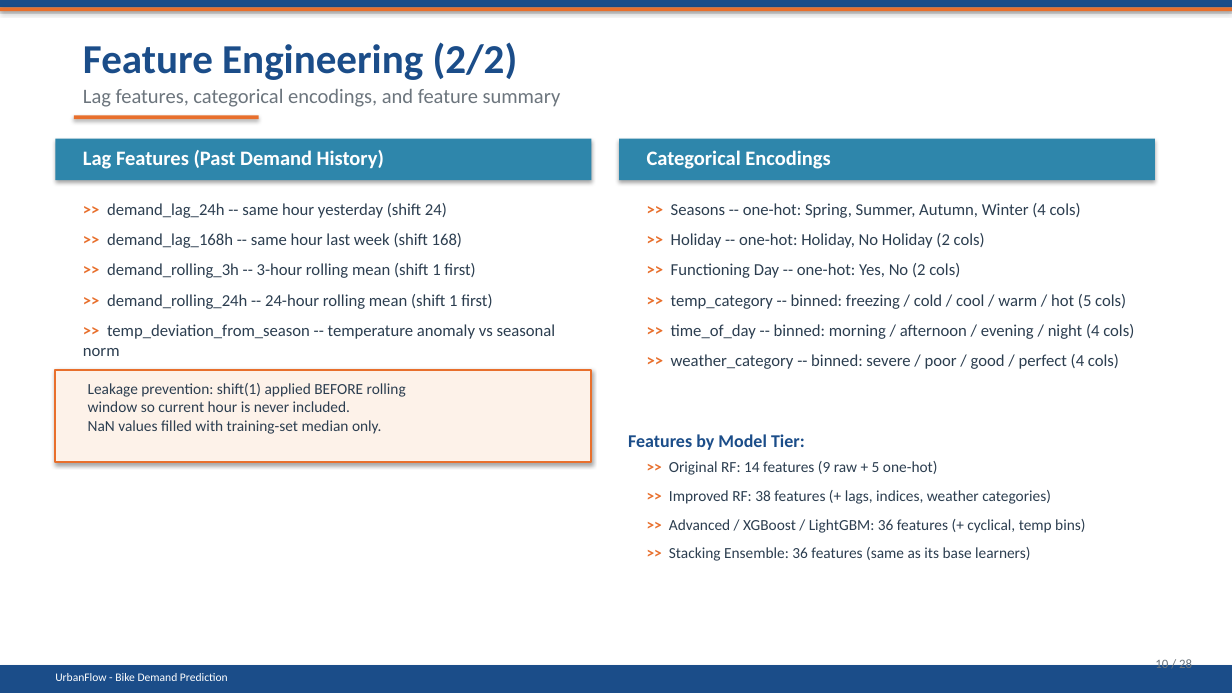
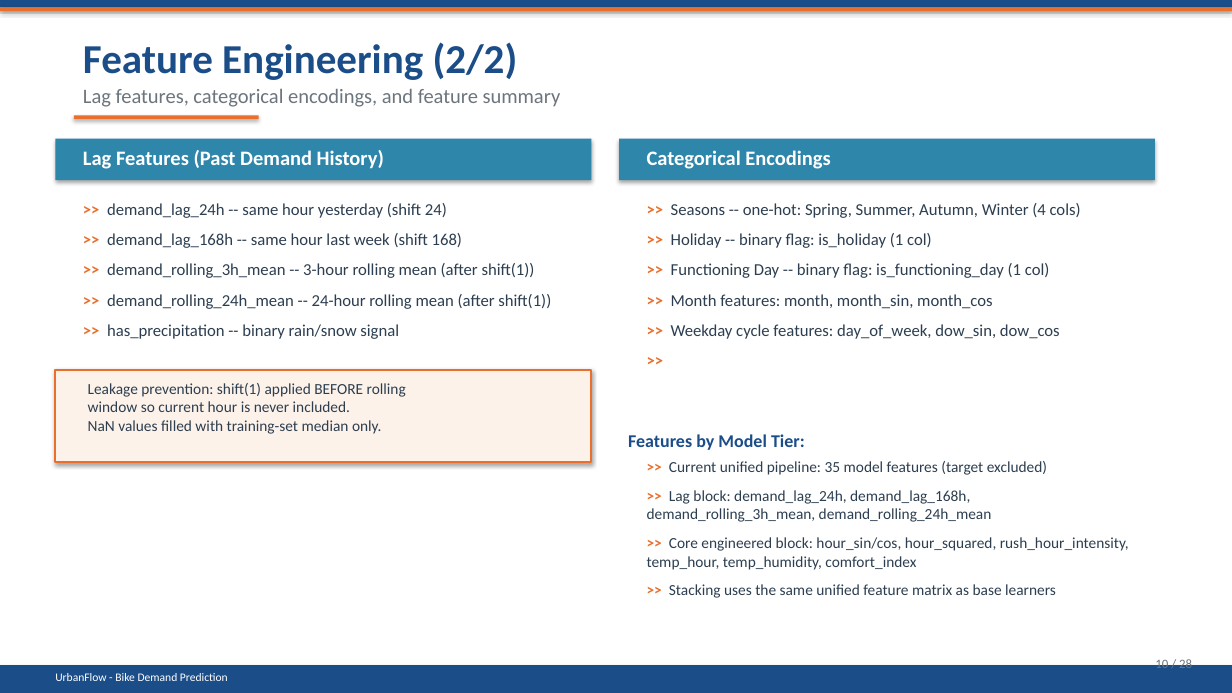
Before and after one commit to yousraelharchi2004/urban-bike-demand-prediction, a slide deck: slide 10 of Reports/PFE_Presentation_UrbanFlow.pptx. Drawn at 1232x693 pixels with LibreOffice and Linux fonts; fonts in the diff are those of the drawing. Boxes give left, top, right and bottom in pixels: in the first picture for what was removed or moved away, otherwise in the second. Text is boxed around its words. In the diff, an @@ line names an element or a change of style, - is before the commit and + after.

```diff
--- a/Reports/PFE_Presentation_UrbanFlow.pptx
+++ b/Reports/PFE_Presentation_UrbanFlow.pptx
@@ text at [671,233,1060,339]: text changed @@
->> Holiday -- one-hot: Holiday, No Holiday (2 cols)
->> Functioning Day -- one-hot: Yes, No (2 cols)
->> temp_category -- binned: freezing / cold / cool / warm / hot (5 cols)
->> time_of_day -- binned: morning / afternoon / evening / night (4 cols)
->> weather_category -- binned: severe / poor / good / perfect (4 cols)
+>> Holiday -- binary flag: is_holiday (1 col)
+>> Functioning Day -- binary flag: is_functioning_day (1 col)
+>> Month features: month, month_sin, month_cos
+>> Weekday cycle features: day_of_week, dow_sin, dow_cos
+>>
@@ text at [107,263,551,339]: text changed @@
->> demand_rolling_3h -- 3-hour rolling mean (shift 1 first)
->> demand_rolling_24h -- 24-hour rolling mean (shift 1 first)
->> temp_deviation_from_season -- temperature anomaly vs seasonal norm
+>> demand_rolling_3h_mean -- 3-hour rolling mean (after shift(1))
+>> demand_rolling_24h_mean -- 24-hour rolling mean (after shift(1))
+>> has_precipitation -- binary rain/snow signal
@@ text at [647,461,1129,598]: text changed @@
->> Original RF: 14 features (9 raw + 5 one-hot)
->> Improved RF: 38 features (+ lags, indices, weather categories)
->> Advanced / XGBoost / LightGBM: 36 features (+ cyclical, temp bins)
->> Stacking Ensemble: 36 features (same as its base learners)
+>> Current unified pipeline: 35 model features (target excluded)
+>> Lag block: demand_lag_24h, demand_lag_168h, demand_rolling_3h_mean, demand_rolling_24h_mean
+>> Core engineered block: hour_sin/cos, hour_squared, rush_hour_intensity, temp_hour, temp_humidity, comfort_index
+>> Stacking uses the same unified feature matrix as base learners
```
Also in this commit, not shown: 9 other slides changed, 1 slide added, 1 slide removed, 30 other files.
